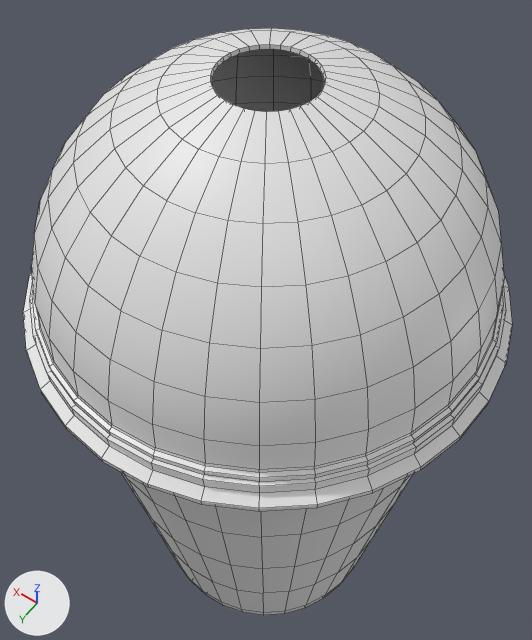
One commit to the FBX model Assets/Art/Meshes/SM_smoothieCup_01.fbx: the scene before it, then after it.
The view is the same before and after, from a camera (50 mm lens) standing at (-0.04, 0.0563, 0.1631) and looking at (0.0048, -0.0063, 0.0647). Arrows for +X, +Y and +Z are at lower left; the lights stay in place. Mesh edges are drawn as thin lines. Where no turn or scale is listed for an object, it has been applied to the vertices.

Before the edit, the objects in view are built like this:
```python
me_cylinder_007 = bpy.data.meshes.new('Cylinder.007')
me_cylinder_007.from_pydata(...)  # 832 vertices, 802 faces; spans x -0.0314..0.0314, y -0.0314..0.0314, z 0.0..0.0844
me_sphere_009 = bpy.data.meshes.new('Sphere.009')
me_sphere_009.from_pydata(...)  # 960 vertices, 960 faces; spans x -0.0341..0.0341, y -0.0341..0.0341, z 0.0826..0.1169
ob_sm_smoothieglass_01 = bpy.data.objects.new('sm_smoothieGlass_01', me_sphere_009)
ob_sm_smoothieglass_01.location = (0.0, 0.0, 0.0001)
ob_sm_smoothietop_01 = bpy.data.objects.new('sm_smoothieTop_01', me_cylinder_007)
ob_sm_smoothietop_01.location = (0.0, 0.0, 0.0001)
```
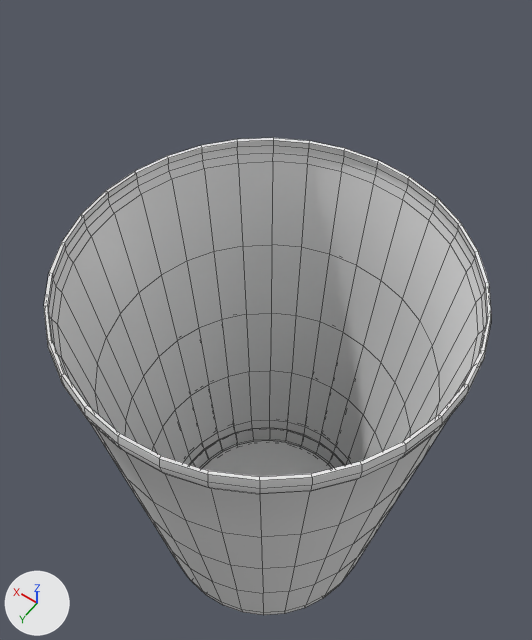
Boxes [x1, y1, x2, y2] around the edits, measured in the pictures (532 x 640 px):
'sm_smoothieGlass_01', deleted
    before: [23, 28, 512, 512]
'sm_smoothieTop_01', unchanged, uncovered by the edit
    before: [121, 472, 413, 615]
    after: [44, 138, 491, 615]

Diff of the bpy script that builds the scene:
```diff
--- a/Assets/Art/Meshes/SM_smoothieCup_01.fbx.py
+++ b/Assets/Art/Meshes/SM_smoothieCup_01.fbx.py
@@ ob_sm_smoothieglass_01 @@
-ob_sm_smoothieglass_01 = bpy.data.objects.new('sm_smoothieGlass_01', me_sphere_009)
-ob_sm_smoothieglass_01.location = (0.0, 0.0, 0.0001)
```
